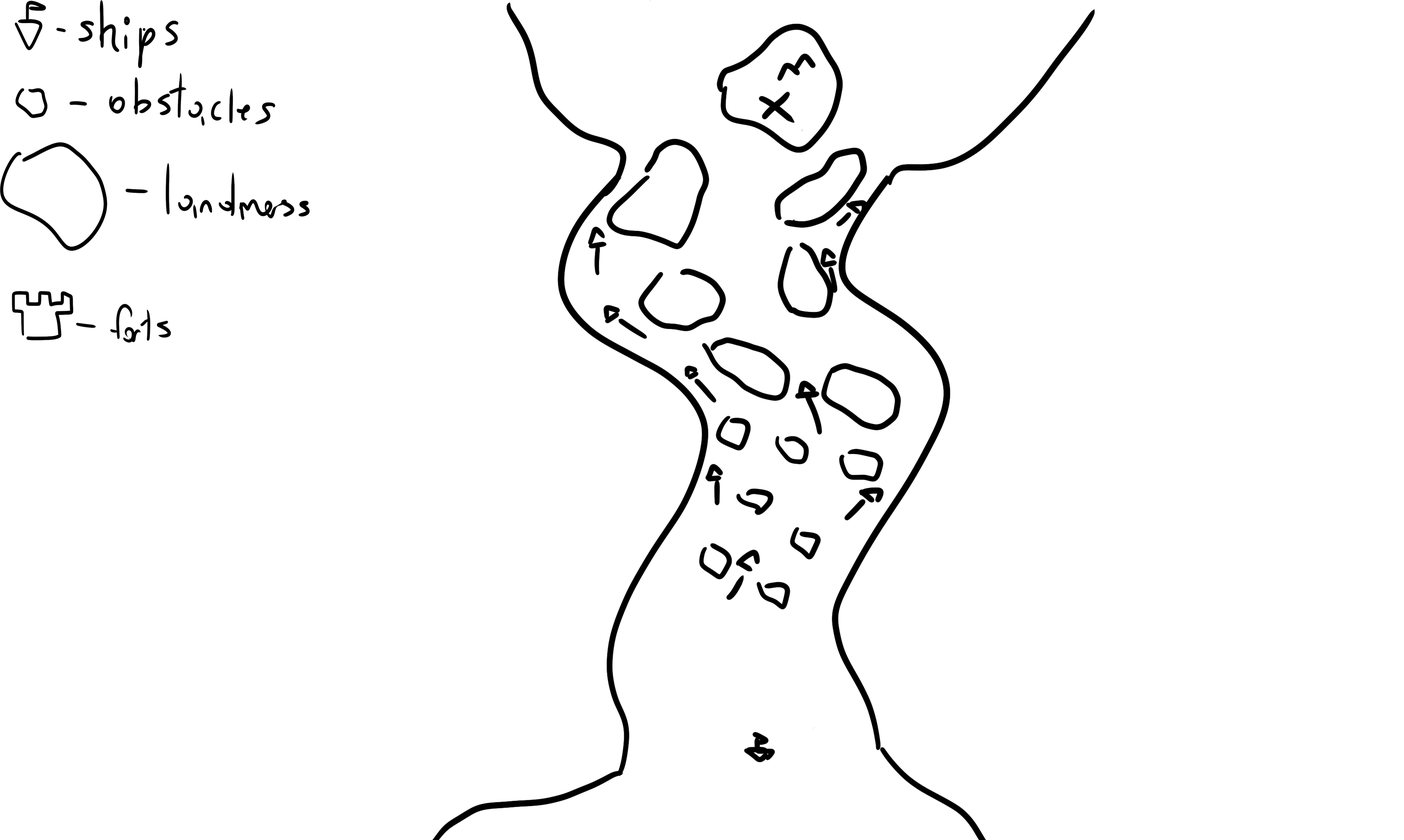
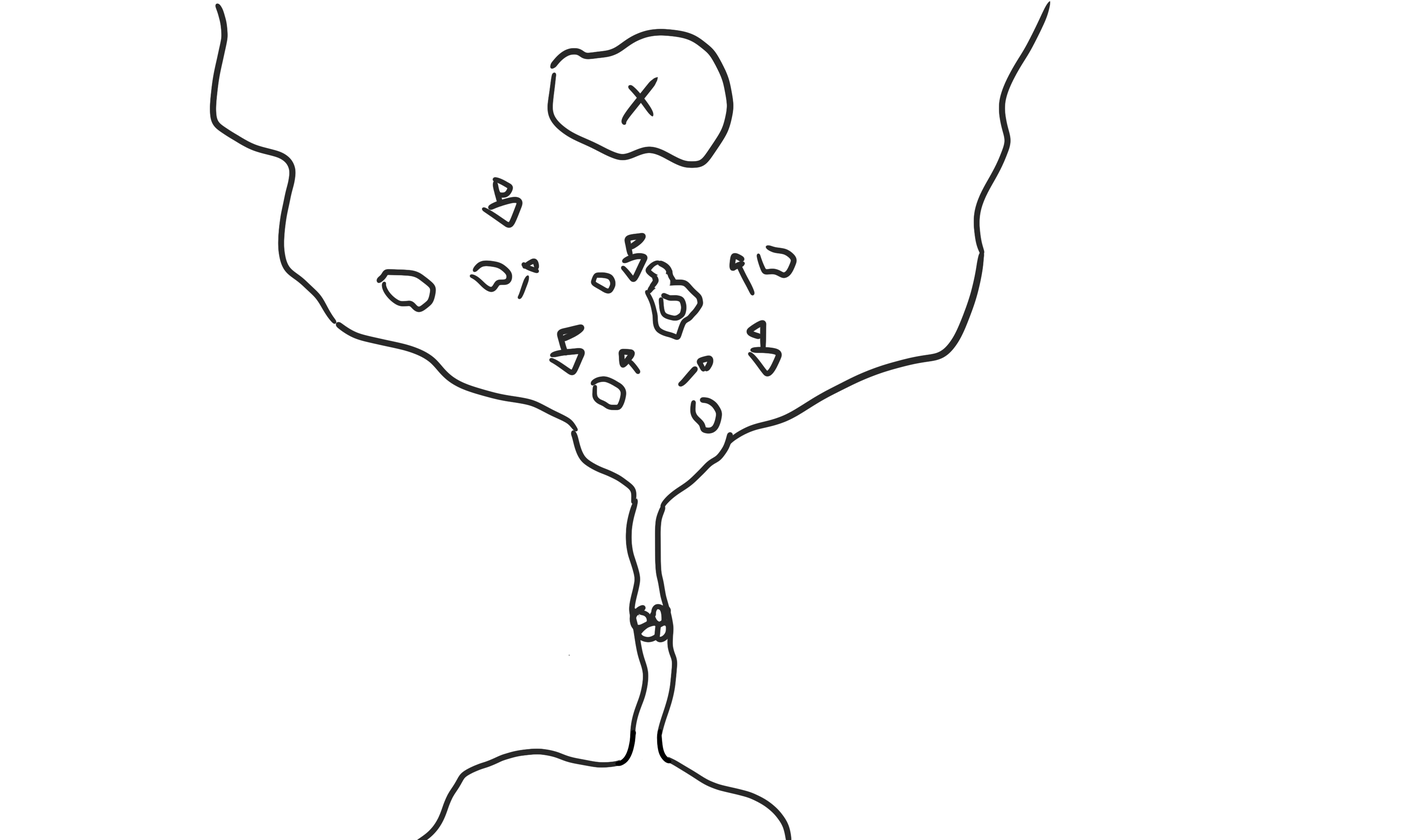
Two versions of the same layered image (1404 x 840). Layer-by-layer changes:
hid "Layer 2" over (431, 0, 1096, 840)
showed "Layer 0" over (0, 0, 1096, 840)
hid "Layer 4" over (0, 0, 310, 343)
